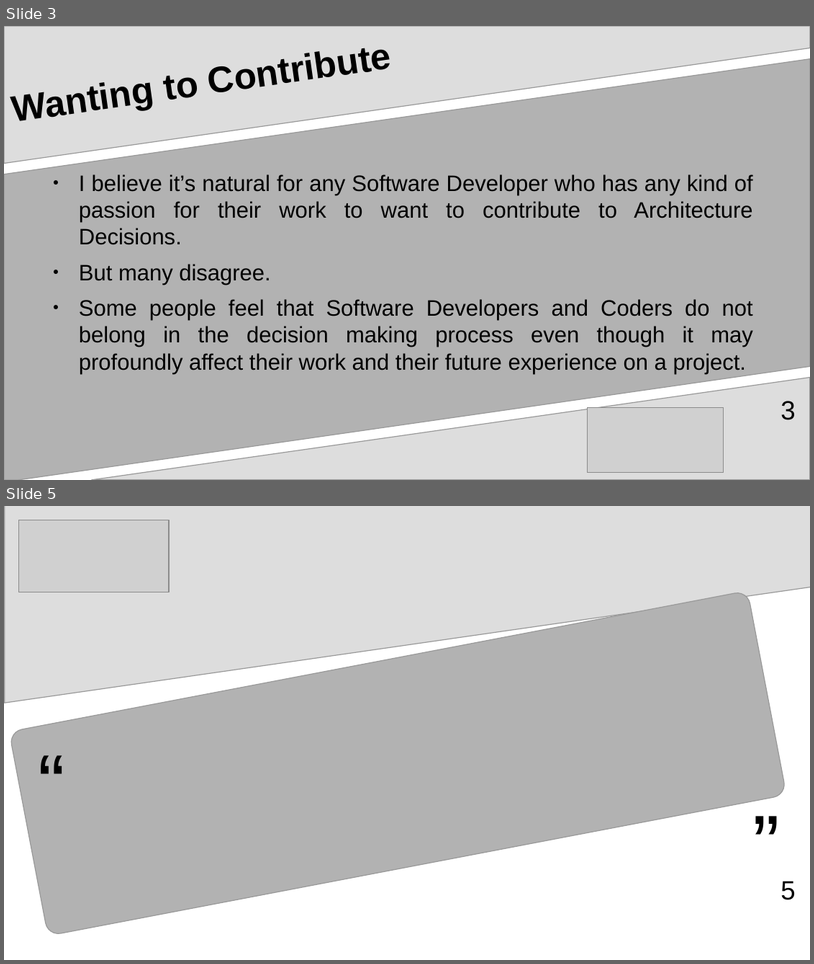
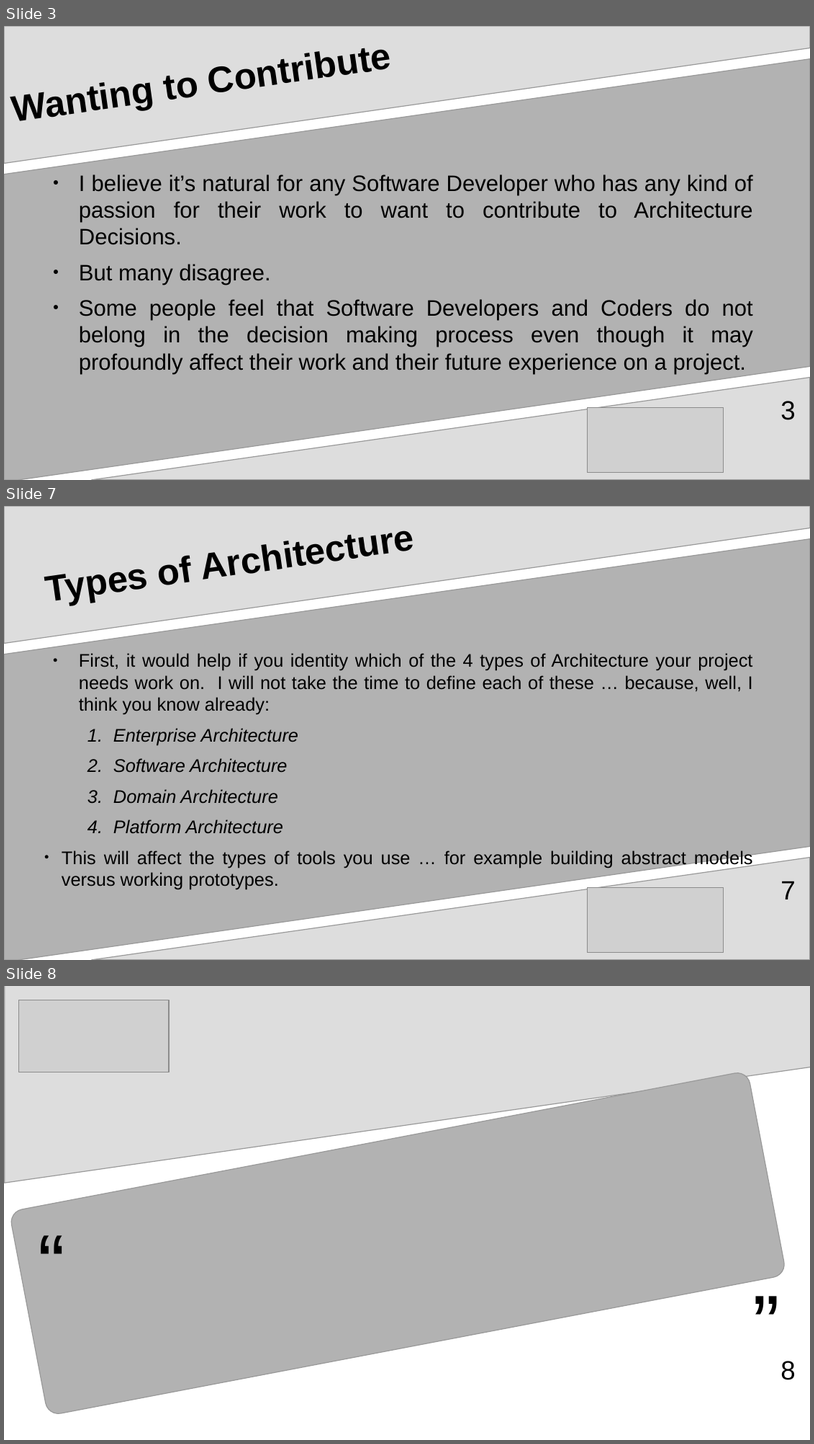
Before and after one commit to aventinesolutions/awsvsgcp-channel, a slide deck: ep001-ArchitectureDecisions/ep001-ArchitectureDecisions.odp. Shown one above the other, each under a label of ours: slides 3 and 5 before the commit, slides 3, 7 and 8 after it; the slides between them are not shown. The pictures are 814x964 and 814x1444 pixels, drawn with LibreOffice and Linux fonts; fonts in the diff are those of the drawing; grey boxes stand for pictures. Boxes give left, top, right and bottom in pixels: in the first picture for what was removed or moved away, otherwise in the second. Text is boxed around its words. In the diff, an @@ line names an element or a change of style, - is before the commit and + after.

```diff
--- a/ep001-ArchitectureDecisions/ep001-ArchitectureDecisions.odp
+++ b/ep001-ArchitectureDecisions/ep001-ArchitectureDecisions.odp
@@ slide 7 added at box(4, 506, 810, 960), background #FFFFFF; not listed: 3 template elements that a slide beside it also shows @@
@@ title added at box(43, 506, 767, 650), 36 pt, text #000000, bold @@
+Types of Architecture
@@ text added at box(62, 653, 754, 890), 18 pt, text #000000 @@
+● First, it would help if you identity which of the 4 types of Architecture your project needs work on. I will not take the time to define each of these … because, well, I think you know already:
+  1. Enterprise Architecture
+  2. Software Architecture
+  3. Domain Architecture
+  4. Platform Architecture
+● This will affect the types of tools you use … for example building abstract models versus working prototypes.
@@ picture added at box(587, 888, 723, 952) @@
@@ page number added at box(781, 880, 795, 899), 26 pt, text #000000 @@
+7
@@ what was slide 5 is now slide 8 @@
@@ page number at box(781, 1360, 795, 1380): text changed @@
-5
+8
```
Also in this commit, not shown: 2 slides changed, 2 other slides added, 2 other files.
